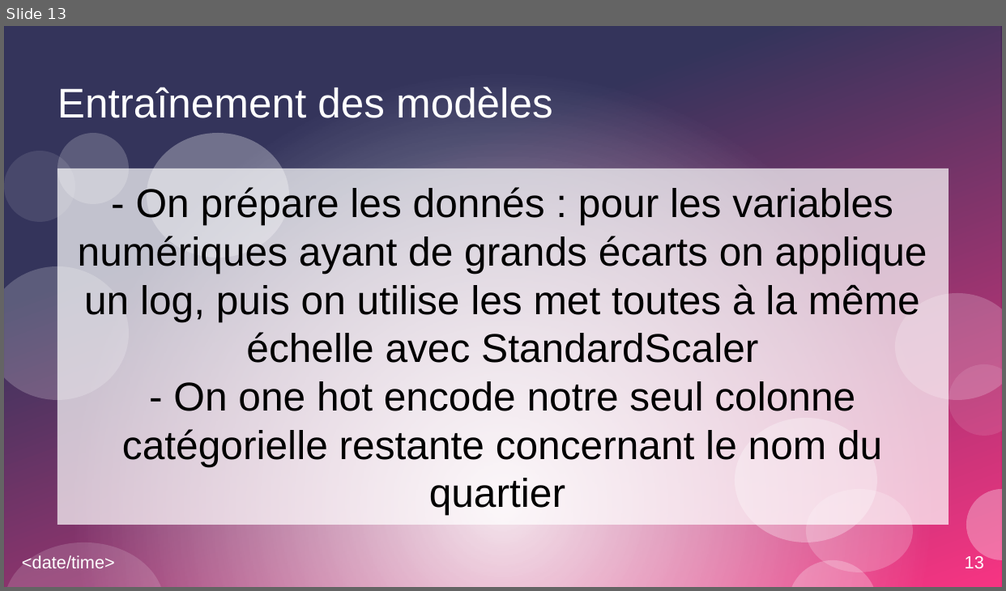
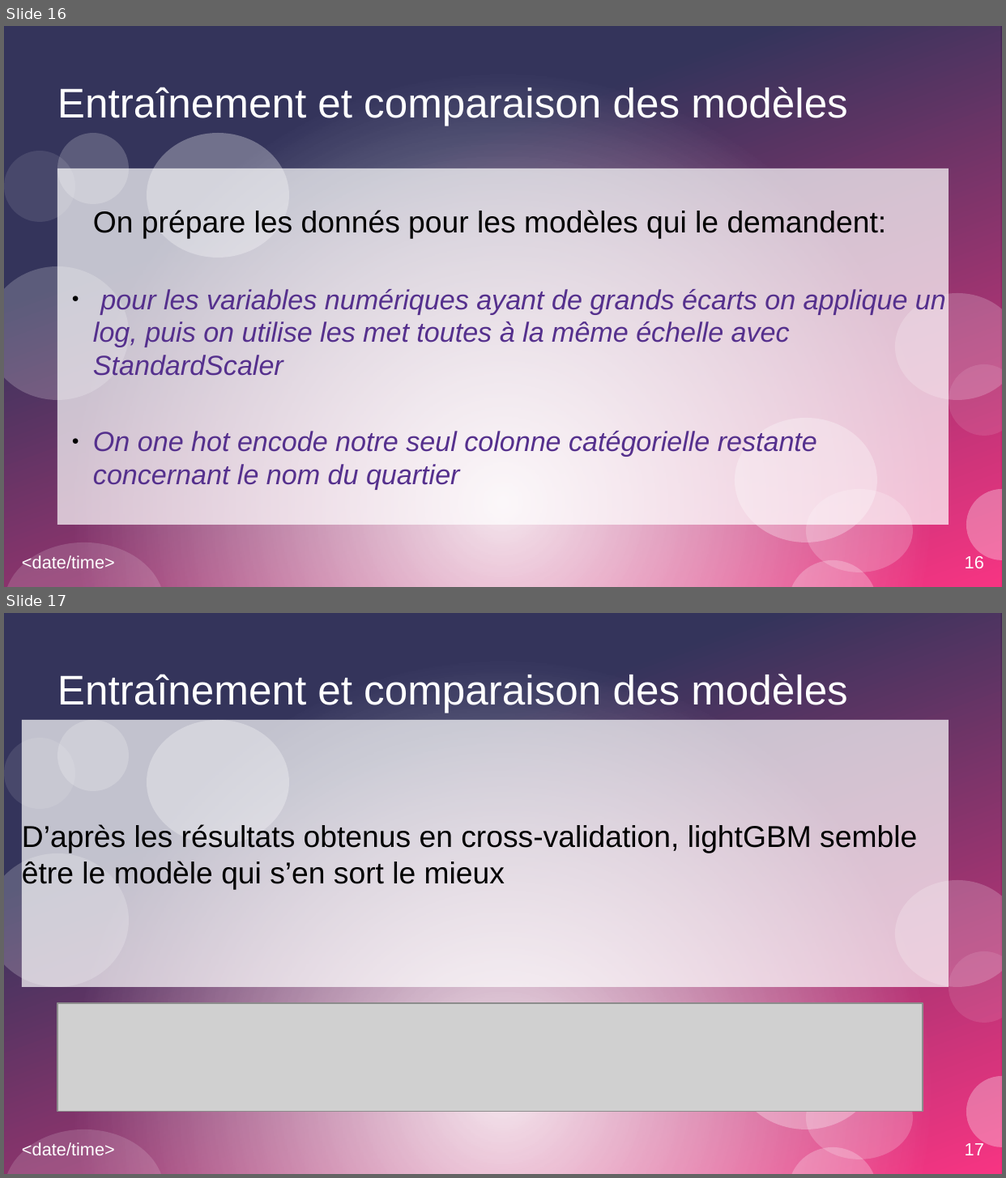
Before and after one commit to Apinsun/Projet3, a slide deck: présentation.odp. Shown one above the other, each under a label of ours: slide 13 before the commit, slides 16 and 17 after it. The pictures are 1006x591 and 1006x1178 pixels, drawn with LibreOffice and Linux fonts; fonts in the diff are those of the drawing; grey boxes stand for pictures. Boxes give left, top, right and bottom in pixels: in the first picture for what was removed or moved away, otherwise in the second. Text is boxed around its words. In the diff, an @@ line names an element or a change of style, - is before the commit and + after.

```diff
--- a/présentation.odp
+++ b/présentation.odp
@@ slide 17 added at bbox=[4, 613, 1002, 1174], background #FFFFFF; not listed: 15 template elements that a slide beside it also shows @@
@@ title added at bbox=[57, 674, 848, 713], 33 pt, text #FFFFFF @@
+Entraînement et comparaison des modèles
@@ rectangle added at bbox=[22, 720, 949, 987], fill #FFFFFF at 70% opacity, 24 pt, text #000000 @@
+D’après les résultats obtenus en cross-validation, lightGBM semble être le modèle qui s’en sort le mieux
@@ picture added at bbox=[57, 1003, 923, 1112] @@
@@ what was slide 13 is now slide 16 @@
@@ slide 16 changed as well @@
@@ title at bbox=[57, 87, 848, 126]: text changed @@
-Entraînement des modèles
+Entraînement et comparaison des modèles
@@ subtitle at bbox=[93, 210, 946, 490]: text changed; size 32 to 22 pt; text colour #000000 to #55308D; italic on @@
-- On prépare les donnés : pour les variables numériques ayant de grands écarts on applique un log, puis on utilise les met toutes à la même échelle avec StandardScaler
-- On one hot encode notre seul colonne catégorielle restante concernant le nom du quartier
+On prépare les donnés pour les modèles qui le demandent:
+● pour les variables numériques ayant de grands écarts on applique un log, puis on utilise les met toutes à la même échelle avec StandardScaler
+● On one hot encode notre seul colonne catégorielle restante concernant le nom du quartier
@@ page number at bbox=[965, 555, 984, 569]: text changed @@
-13
+16
```
Also in this commit, not shown: 12 other slides changed, 7 other slides added, 2 slides removed, 1 other file.
